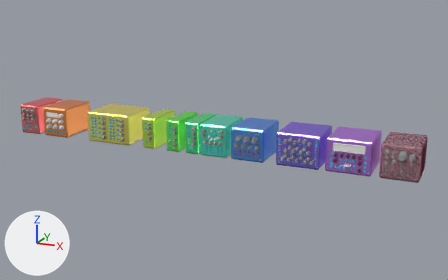
What one commit did to the Blender file Blender/Week 17  Wednesday.blend.
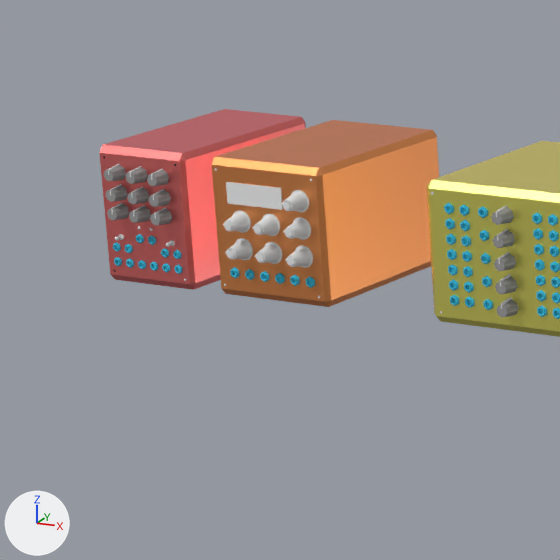
There are two pictures of each version: one whole from a 50 mm camera at (2.07, -10.81, 5.2) aimed at (-3.19, 1.43, 1.44), one close up on the part from 0% to 26% of the width and 27% to 68% of the height. Lighting does not change. The marker at lower left points along +X, +Y and +Z. The older version's two pictures come first.

Before the edit, the objects in view are built like this:
```python
ob_dual_looping_delay_base_006 = bpy.data.objects.new('Dual Looping Delay Base.006', me_mesh_2106)
ob_dual_looping_delay_base_006.location = (-7.349, 1.362, 1.559)
ob_dual_looping_delay_base_006.rotation_euler = (1.571, 0.0, 0.0)  # degrees (90, 0, 0)
ob_dual_looping_delay_base_006.scale = (0.661, 0.7, 1.0)
ob_dual_looping_delay_base_007 = bpy.data.objects.new('Dual Looping Delay Base.007', me_mesh_2111)
ob_dual_looping_delay_base_007.location = (-8.107, 1.362, 1.559)
ob_dual_looping_delay_base_007.rotation_euler = (1.571, 0.0, 0.0)  # degrees (90, 0, 0)
ob_dual_looping_delay_base_007.scale = (0.525, 0.7, 1.0)
ob_input_1_118 = bpy.data.objects.new('Input 1.118', me_cylinder_114)
ob_input_1_118.location = (-8.22, 0.862, 1.316)
ob_input_1_118.rotation_euler = (1.571, 0.0, 0.0)  # degrees (90, 0, 0)
ob_input_1_118.scale = (0.0247, 0.0247, 0.00324)
ob_input_1_119 = bpy.data.objects.new('Input 1.119', me_cylinder_114)
ob_input_1_119.location = (-8.144, 0.862, 1.316)
ob_input_1_119.rotation_euler = (1.571, 0.0, 0.0)  # degrees (90, 0, 0)
ob_input_1_119.scale = (0.0247, 0.0247, 0.00324)
ob_input_1_120 = bpy.data.objects.new('Input 1.120', me_cylinder_114)
ob_input_1_120.location = (-8.068, 0.862, 1.316)
ob_input_1_120.rotation_euler = (1.571, 0.0, 0.0)  # degrees (90, 0, 0)
ob_input_1_120.scale = (0.0247, 0.0247, 0.00324)
ob_input_1_126 = bpy.data.objects.new('Input 1.126', me_cylinder_114)
ob_input_1_126.location = (-8.068, 0.862, 1.451)
ob_input_1_126.rotation_euler = (1.571, 0.0, 0.0)  # degrees (90, 0, 0)
ob_input_1_126.scale = (0.0247, 0.0247, 0.00324)
ob_input_1_127 = bpy.data.objects.new('Input 1.127', me_cylinder_114)
ob_input_1_127.location = (-8.144, 0.862, 1.451)
ob_input_1_127.rotation_euler = (1.571, 0.0, 0.0)  # degrees (90, 0, 0)
ob_input_1_127.scale = (0.0247, 0.0247, 0.00324)
ob_input_1_128 = bpy.data.objects.new('Input 1.128', me_cylinder_114)
ob_input_1_128.location = (-8.22, 0.862, 1.392)
ob_input_1_128.rotation_euler = (1.571, 0.0, 0.0)  # degrees (90, 0, 0)
ob_input_1_128.scale = (0.0247, 0.0247, 0.00324)
ob_input_1_129 = bpy.data.objects.new('Input 1.129', me_cylinder_114)
ob_input_1_129.location = (-8.296, 0.862, 1.392)
ob_input_1_129.rotation_euler = (1.571, 0.0, 0.0)  # degrees (90, 0, 0)
ob_input_1_129.scale = (0.0247, 0.0247, 0.00324)
# also in view: 'Cube.054' at (-7.41, 0.86, 1.74); 'Dual Looping Delay Base.005' at (-5.86, 1.36, 1.56)
```
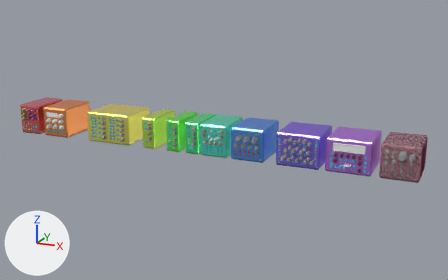
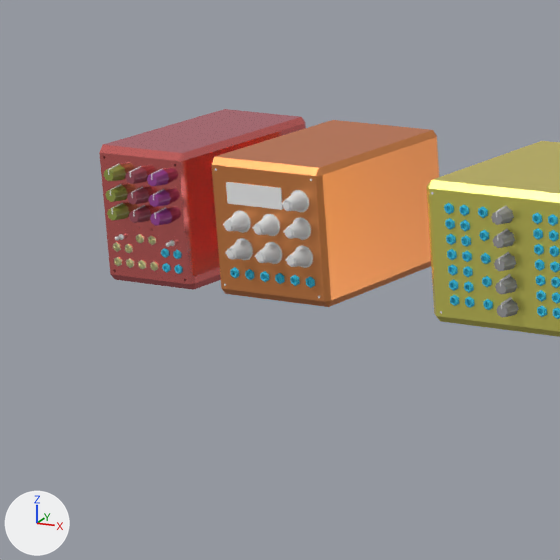
Where the change shows, as pixel boxes [x1, y1, x2, y2] in the close-ups (560 x 560 px):
'Dual Looping Delay Base.007', surface changed (darker)
    both: [99, 109, 306, 290]
'Feeback1.030', recoloured (grey to red)
    both: [125, 167, 148, 184]
'Feeback1.029', recoloured (grey to purple)
    both: [149, 190, 171, 207]
'Feeback1.028', recoloured (grey to yellow)
    both: [106, 185, 128, 202]
'Feeback1.032', recoloured (grey to purple)
    both: [147, 169, 169, 186]
'Feeback1.025', recoloured (grey to red)
    both: [129, 206, 151, 223]
'Feeback1.024', recoloured (grey to red)
    both: [127, 188, 149, 204]
'Feeback1.026', recoloured (grey to purple)
    both: [150, 209, 172, 225]
'Feeback1.031', recoloured (grey to yellow)
    both: [104, 165, 126, 181]
'Feeback1.027', recoloured (grey to yellow)
    both: [107, 204, 129, 220]
'Input 1.118', recoloured
    both: [126, 258, 134, 268]
'Input 1.126', recoloured
    both: [148, 235, 156, 245]
'Input 1.127', recoloured
    both: [136, 234, 144, 243]
'Input 1.120', recoloured
    both: [150, 262, 158, 271]
'Input 1.128', recoloured
    both: [125, 244, 133, 253]
'Input 1.129', recoloured
    both: [113, 242, 121, 252]
'Input 1.119', recoloured
    both: [138, 260, 146, 269]
'Input 1.117', recoloured
    both: [114, 257, 122, 266]

Edits to the bpy script that builds the scene:
```text
Change mat_synth1_016:
    mat_synth1_016.roughness: 0.35 -> 0.124
Change mat_basic_blue_078:
    mat_basic_blue_078.base_color: (0.0471, 0.579, 0.8) -> (0.8, 0.764, 0.461)  # cyan #3dc8e7 -> beige #e7e2b5
Add mat_pink_knob:
    mat_pink_knob = principled_material('Pink Knob')
    mat_pink_knob.base_color = (0.29, 0.0317, 0.273)  # purple #93328f
    mat_pink_knob.specular_ior_level = 1.0
Add mat_yellow_knob:
    mat_yellow_knob = principled_material('Yellow Knob')
    mat_yellow_knob.base_color = (0.248, 0.29, 0.0363)  # yellow #889336
    mat_yellow_knob.specular_ior_level = 1.0
Add mat_red_knob:
    mat_red_knob = principled_material('Red Knob')
    mat_red_knob.base_color = (0.29, 0.0473, 0.0752)  # red #933d4e
    mat_red_knob.specular_ior_level = 1.0
Change me_mesh_2108:
    where me_mesh_2108.from_pydata(...)  # 66 vertices, 96 faces; spans x -0.04..0.04, y -0.04..0.04, z -0.04..0.04
    remove me_mesh_2108.materials.append(mat_standardsurface1_056)  # grey #939393
    add me_mesh_2108.materials.append(mat_red_knob)  # red #933d4e
Change me_mesh_2110:
    where me_mesh_2110.from_pydata(...)  # 66 vertices, 96 faces; spans x -1.0..1.0, y -1.0..1.0, z -1.0..1.0
    remove me_mesh_2110.materials.append(mat_standardsurface1_059)  # grey #939393
    add me_mesh_2110.materials.append(mat_yellow_knob)  # yellow #889336
Change me_mesh_2113:
    where me_mesh_2113.from_pydata(...)  # 66 vertices, 96 faces; spans x -0.04..0.04, y -0.04..0.04, z -0.04..0.04
    remove me_mesh_2113.materials.append(mat_standardsurface1_060)  # grey #939393
    add me_mesh_2113.materials.append(mat_pink_knob)  # purple #93328f
```
